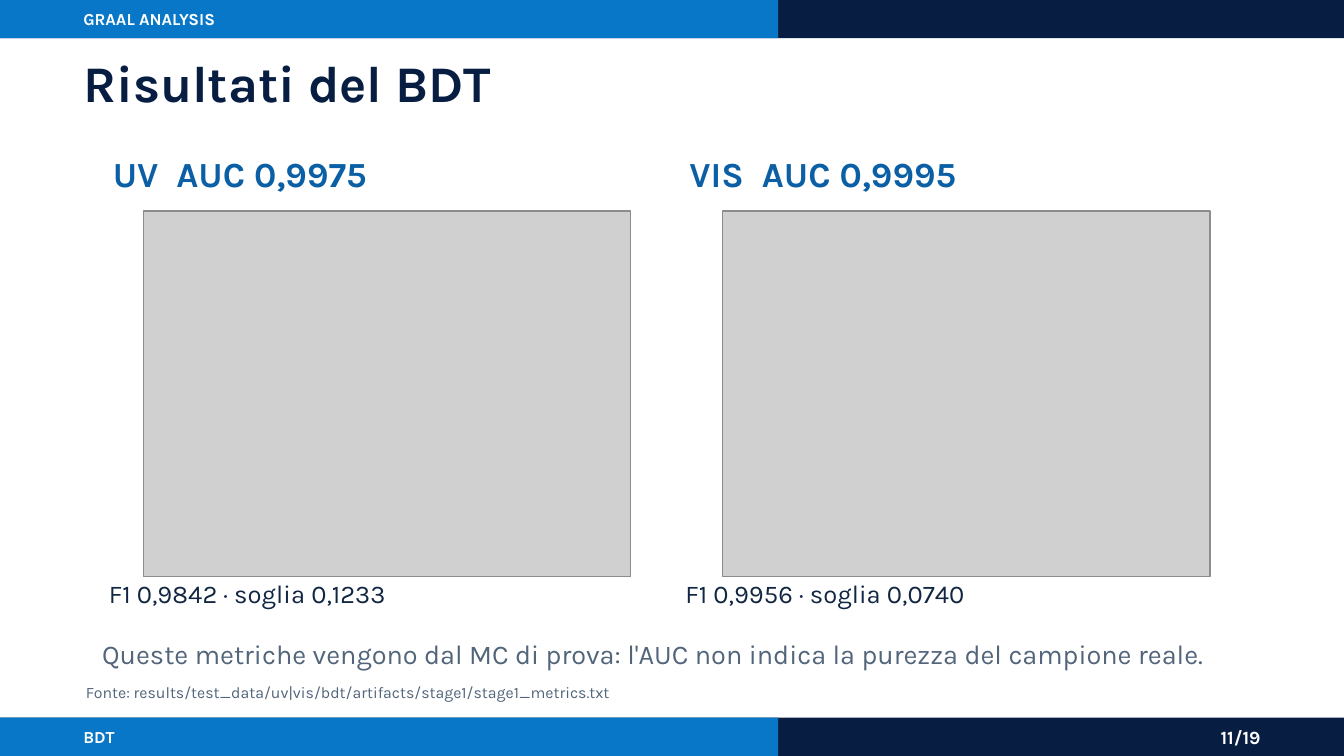
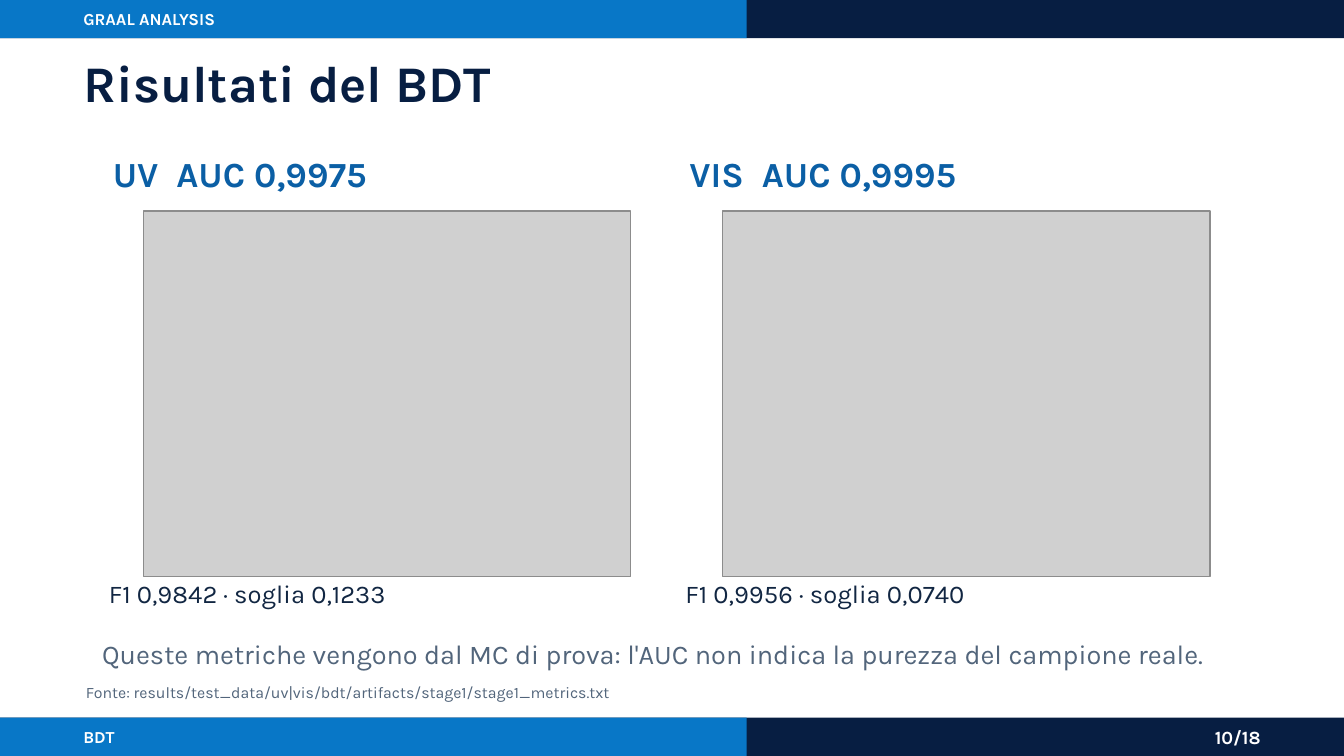
Before and after one commit to AntoninoFulci/GRAAL_Analysis, a slide deck: slide 10 of presentations/graal_analysis_framework_asimmetrie.pptx (slide 11 before the commit). Drawn at 1344x756 pixels with LibreOffice and Linux fonts; fonts in the diff are those of the drawing; grey boxes stand for pictures. Boxes give left, top, right and bottom in pixels: in the first picture for what was removed or moved away, otherwise in the second. Text is boxed around its words. In the diff, an @@ line names an element or a change of style, - is before the commit and + after.

```diff
--- a/presentations/graal_analysis_framework_asimmetrie.pptx
+++ b/presentations/graal_analysis_framework_asimmetrie.pptx
@@ rectangle: place and size @@
-rectangle at bbox=[0, 0, 778, 38]
+rectangle at bbox=[0, 0, 747, 38]
@@ rectangle: place and size @@
-rectangle at bbox=[0, 718, 778, 755]
+rectangle at bbox=[0, 718, 747, 755]
@@ text at bbox=[1215, 730, 1261, 746]: text changed @@
-11/19
+10/18
```
Also in this commit, not shown: 16 other slides changed, 1 slide added, 2 slides removed, 4 other files.
